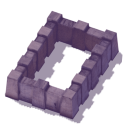
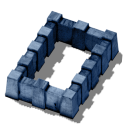
Comparing the layer stacks of the two 128px x 128px images. Changes:
pixels changed over [4, 11, 123, 124] (layer not identified)
